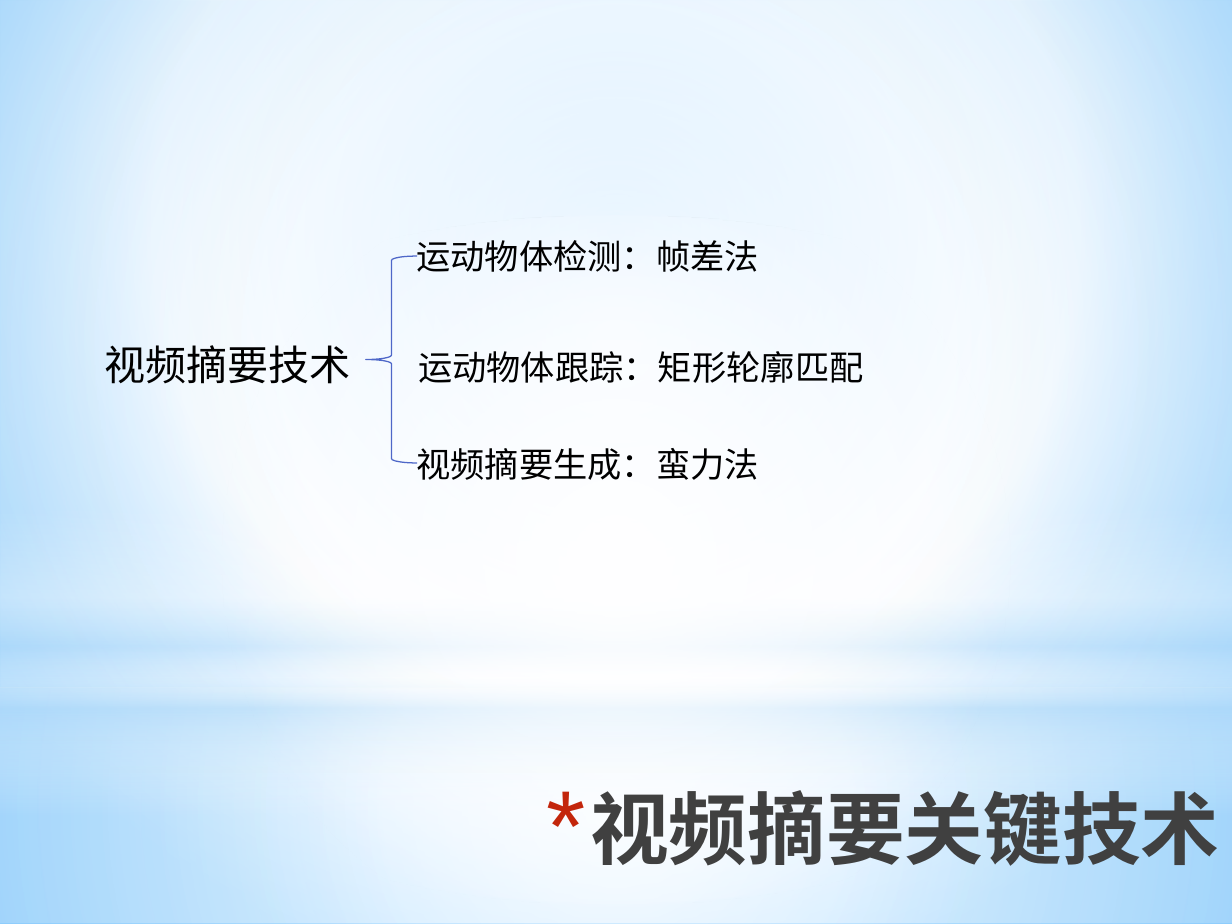
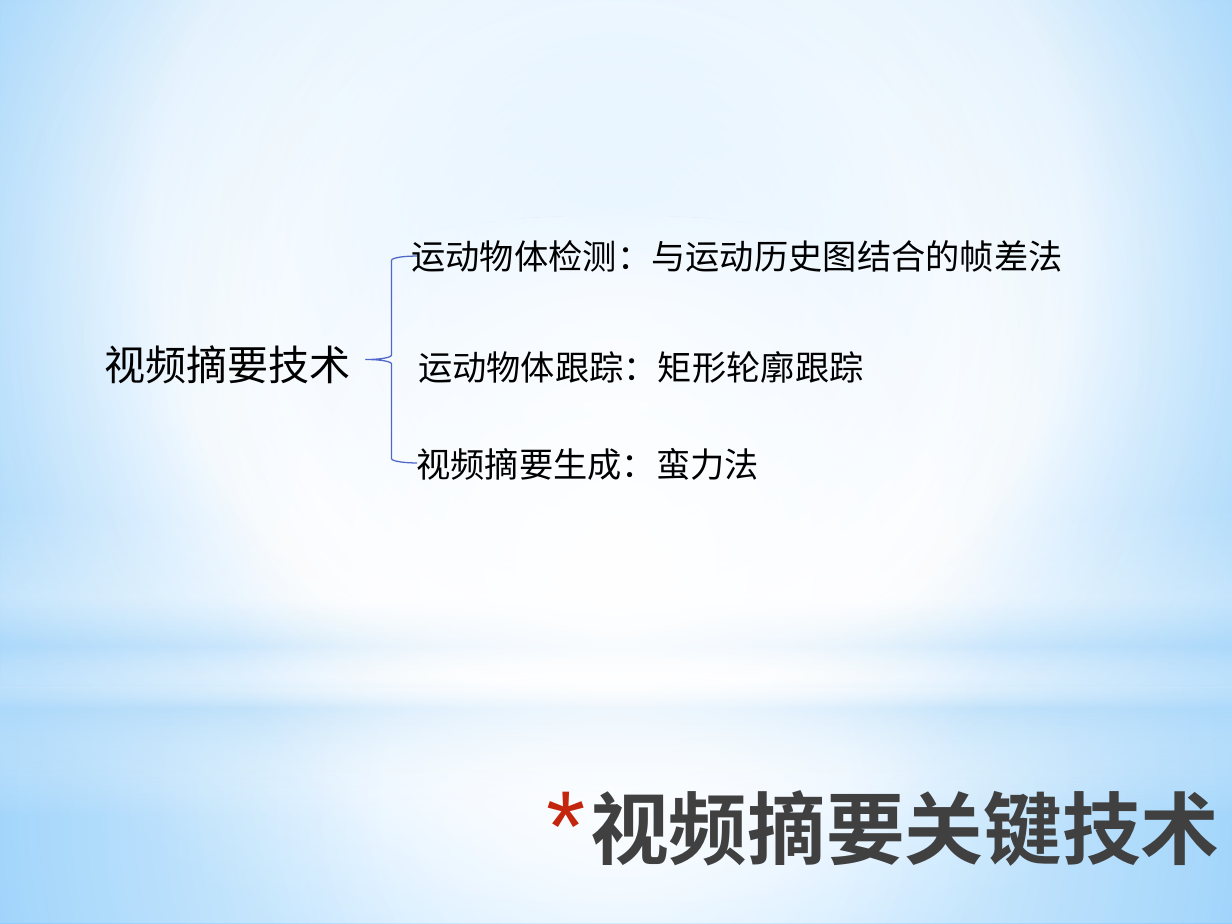
Before and after one commit to ronnyMakhuddin/motion-detect-tiqu, a slide deck: slide 6 of 研究生毕业设计/文档管理/预答辩/毕业设计预答辩.pptx. Drawn at 1232x924 pixels with LibreOffice and Linux fonts; fonts in the diff are those of the drawing. Boxes give left, top, right and bottom in pixels: in the first picture for what was removed or moved away, otherwise in the second. Text is boxed around its words. In the diff, an @@ line names an element or a change of style, - is before the commit and + after.

```diff
--- a/研究生毕业设计/文档管理/预答辩/毕业设计预答辩.pptx
+++ b/研究生毕业设计/文档管理/预答辩/毕业设计预答辩.pptx
@@ text at (411, 240, 1062, 272): text changed @@
-运动物体检测：帧差法
+运动物体检测：与运动历史图结合的帧差法
@@ text at (418, 351, 864, 383): text changed @@
-运动物体跟踪：矩形轮廓匹配
+运动物体跟踪：矩形轮廓跟踪
```
Also in this commit, not shown: 2 other slides changed, 10 slides added.
